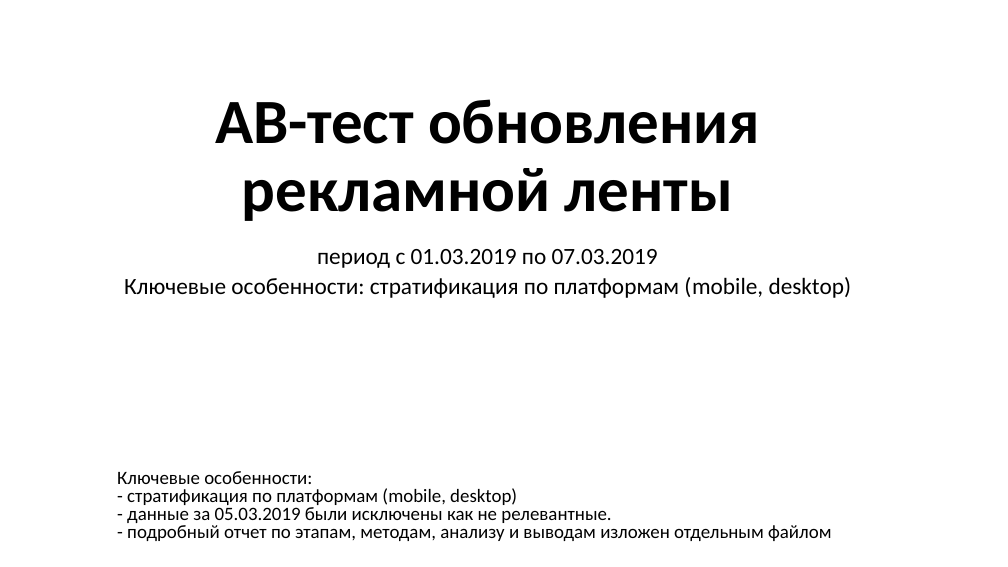
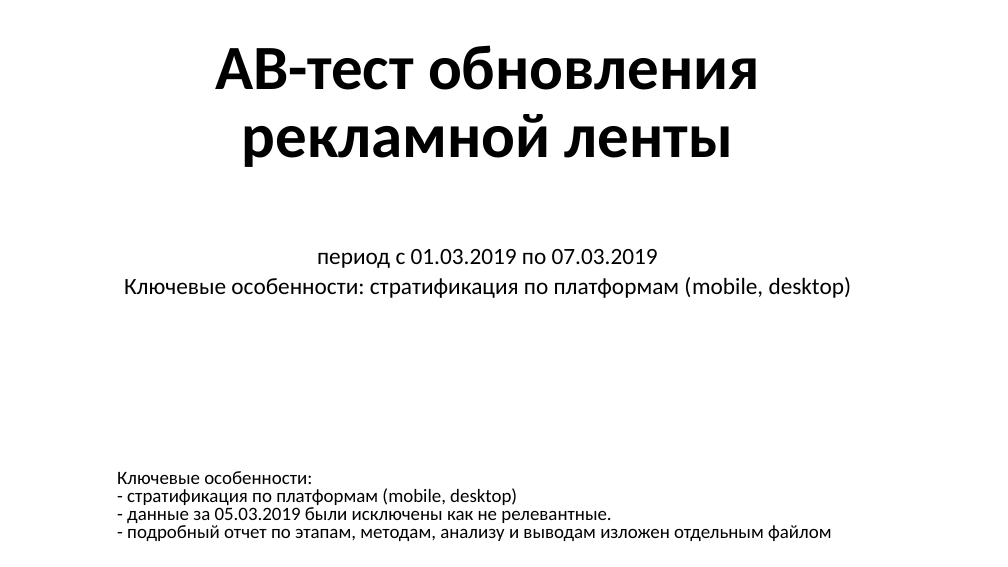
Before and after one commit to antipovdenis/AB_test_MarketpleteFeed, a slide deck: slide 1 of AB_test.pptx. Drawn at 1008x567 pixels with LibreOffice and Linux fonts; fonts in the diff are those of the drawing. Boxes give left, top, right and bottom in pixels: in the first picture for what was removed or moved away, otherwise in the second. Text is boxed around its words. In the diff, an @@ line names an element or a change of style, - is before the commit and + after.

```diff
--- a/AB_test.pptx
+++ b/AB_test.pptx
@@ title "АВ-тест обновления рекламной ленты": place and size @@
-title "АВ-тест обновления рекламной ленты" at (215, 99, 760, 221)
+title "АВ-тест обновления рекламной ленты" at (215, 45, 760, 167)
```
Also in this commit, not shown: 2 other slides changed, 3 slides added, 2 other files.
